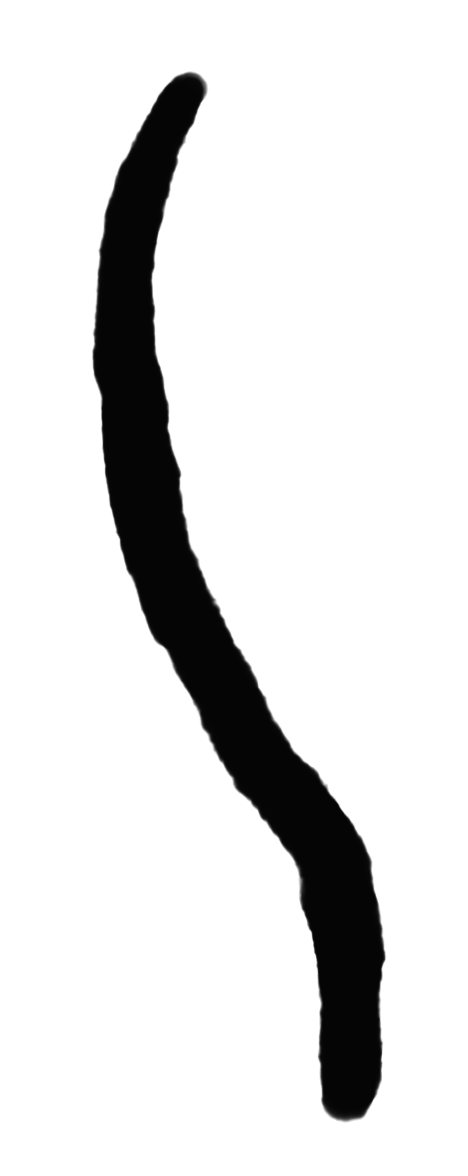
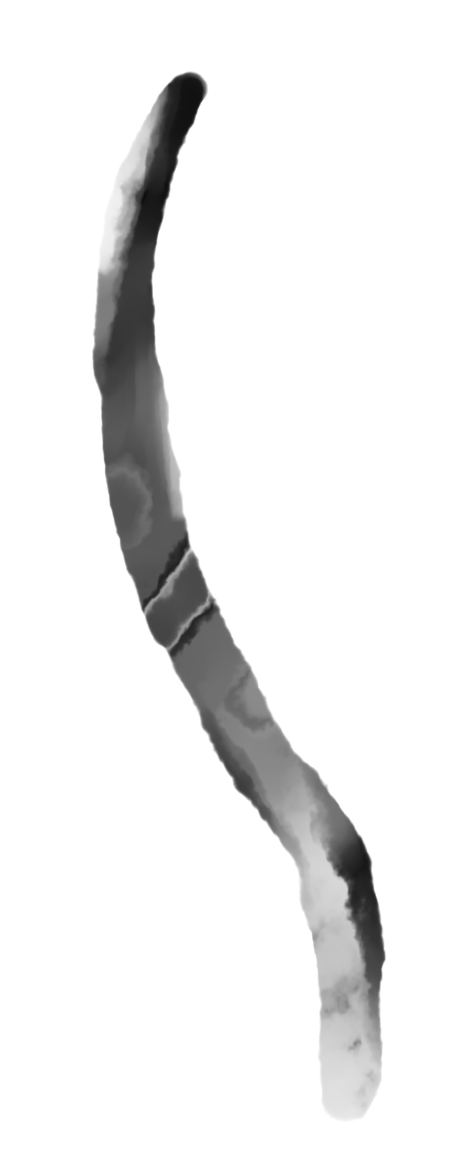
Layers edited between the first and the second (468, 1176) image:
painted on "レイヤー7" over [92, 72, 386, 1123]
